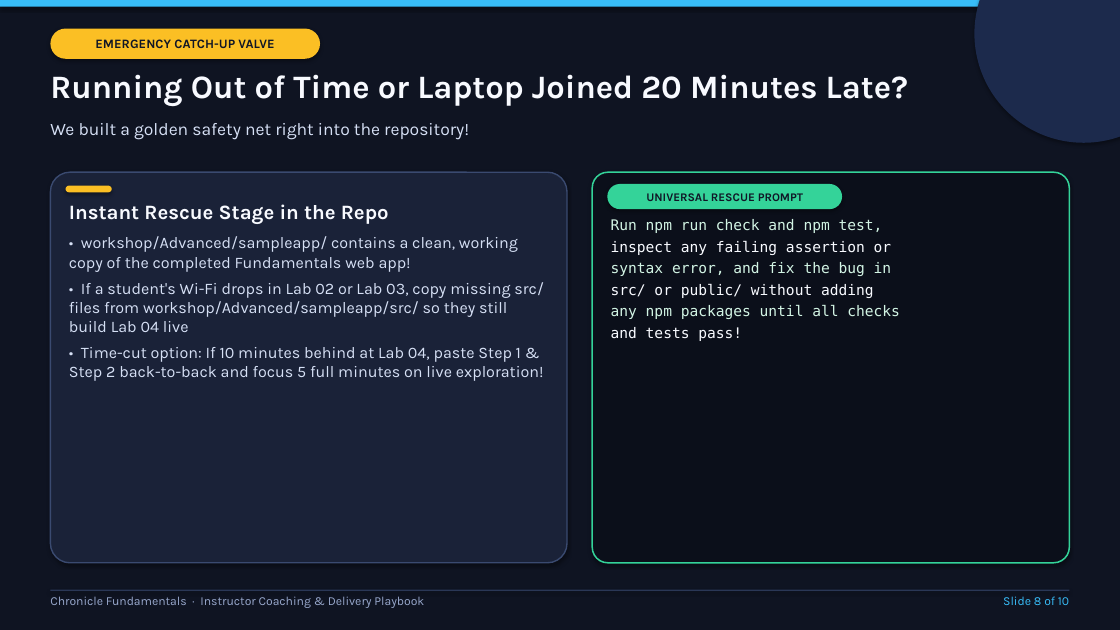
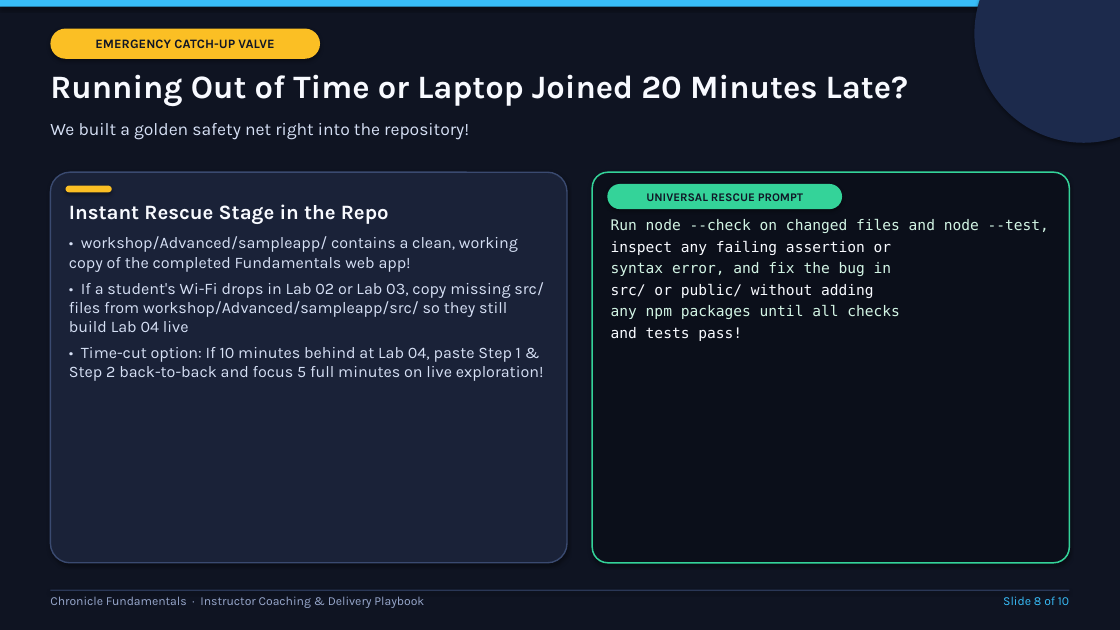
Before and after one commit to adamga/chatexplorer, a slide deck: slide 8 of workshop/Fundamentals/content/Instructor-Delivery-Guide.pptx. Drawn at 1120x630 pixels with LibreOffice and Linux fonts; fonts in the diff are those of the drawing. Boxes give left, top, right and bottom in pixels: in the first picture for what was removed or moved away, otherwise in the second. Text is boxed around its words. In the diff, an @@ line names an element or a change of style, - is before the commit and + after.

```diff
--- a/workshop/Fundamentals/content/Instructor-Delivery-Guide.pptx
+++ b/workshop/Fundamentals/content/Instructor-Delivery-Guide.pptx
@@ text at [611, 219, 1049, 233]: text changed @@
-Run npm run check and npm test,
+Run node --check on changed files and node --test,
```
Also in this commit, not shown: 4 other slides changed, 53 other files.
